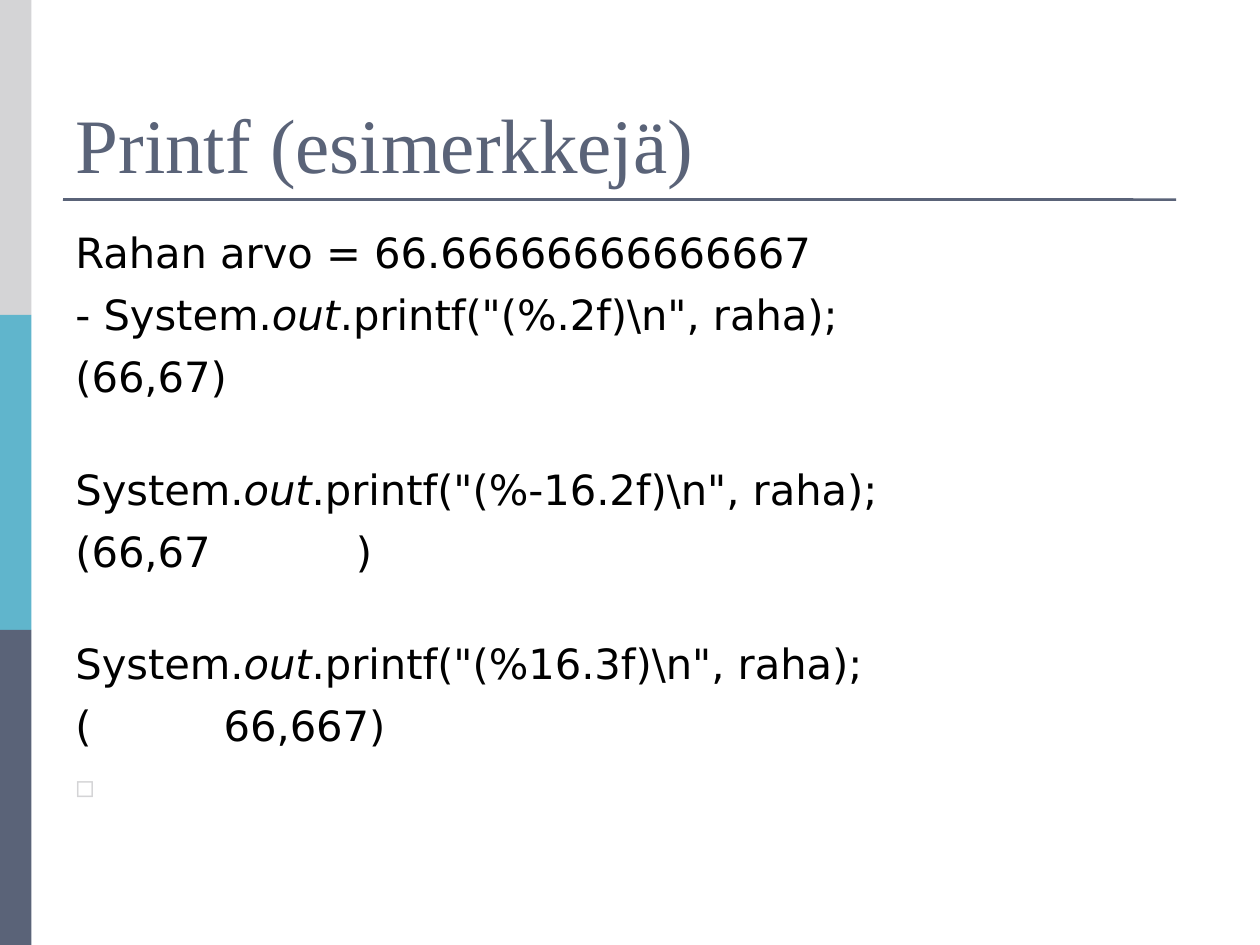
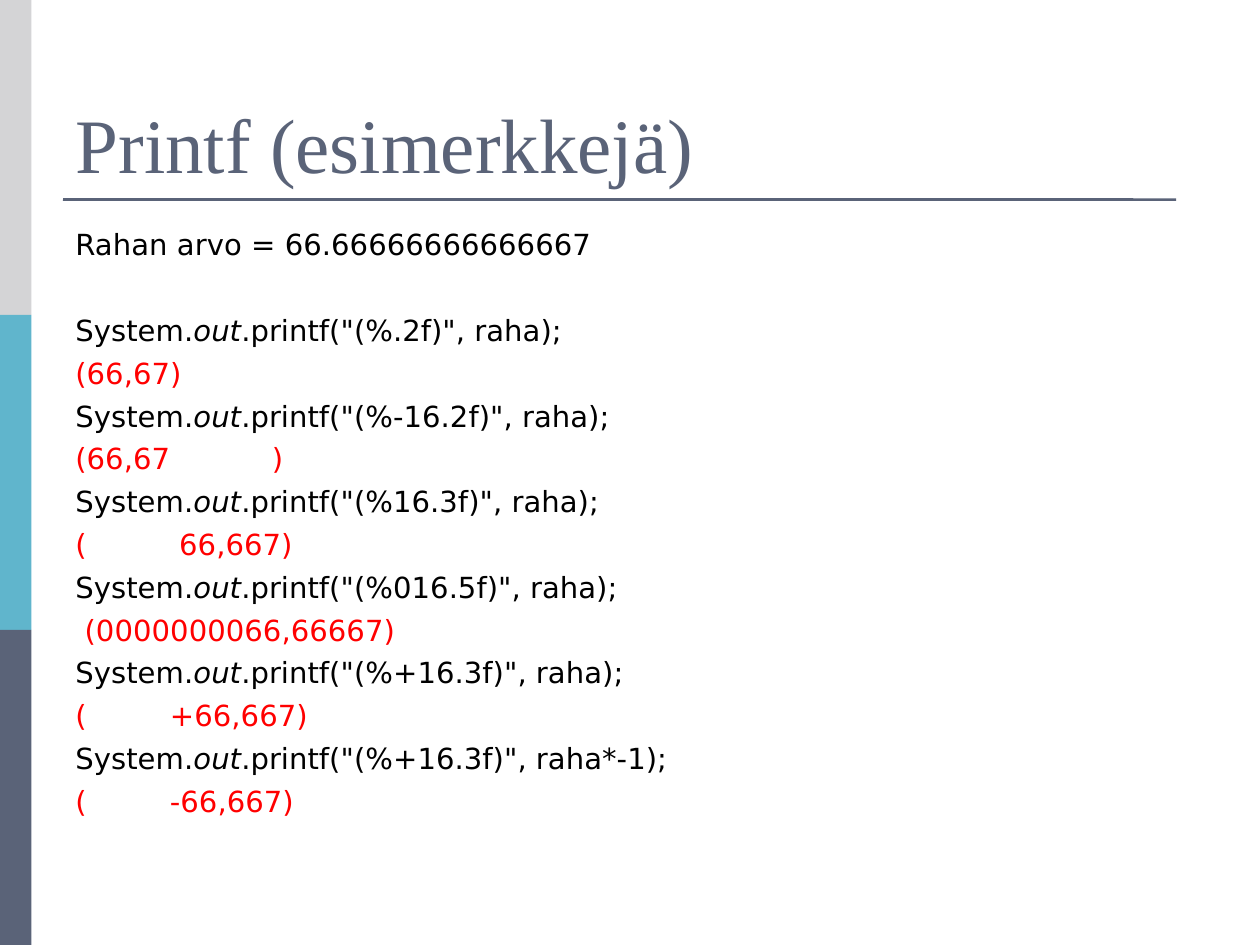
Before and after one commit to mjstenbe/OO_2017, a slide deck: slide 12 of Lecture materials (Antonius)/R0027-Luento-5-Toistolauseet.ppt (slide 9 before the commit). Drawn at 1260x945 pixels with LibreOffice and Linux fonts; fonts in the diff are those of the drawing. Boxes give left, top, right and bottom in pixels: in the first picture for what was removed or moved away, otherwise in the second. Text is boxed around its words. In the diff, an @@ line names an element or a change of style, - is before the commit and + after.

```diff
--- a/Lecture materials (Antonius)/R0027-Luento-5-Toistolauseet.ppt
+++ b/Lecture materials (Antonius)/R0027-Luento-5-Toistolauseet.ppt
@@ text at box(75, 233, 591, 559): size 23.8 to 16.6 pt in "Rahan arvo = 66.66666666666667", "(66,67)", "(66,67 )", "( 66,667)"; text colour #000000 to #FF0000 in "(66,67)", "(66,67 )", "( 66,667)"; less space between paragraphs @@
@@ text at box(75, 319, 561, 347): text changed; size 23.8 to 16.6 pt @@
-- System.out.printf("(%.2f)\n", raha);
+System.out.printf("(%.2f)", raha);
@@ text at box(75, 405, 609, 433): text changed; size 23.8 to 16.6 pt @@
-System.out.printf("(%-16.2f)\n", raha);
+System.out.printf("(%-16.2f)", raha);
@@ text at box(75, 490, 599, 518): text changed; size 23.8 to 16.6 pt @@
-System.out.printf("(%16.3f)\n", raha);
+System.out.printf("(%16.3f)", raha);
@@ text at box(75, 576, 667, 816): paragraphs added @@
+System.out.printf("(%016.5f)", raha);
+(0000000066,66667)
+System.out.printf("(%+16.3f)", raha);
+( +66,667)
+System.out.printf("(%+16.3f)", raha*-1);
+( -66,667)
```
Also in this commit, not shown: 1 other slide changed, 1 slide added, 1 slide removed, 11 other files.
